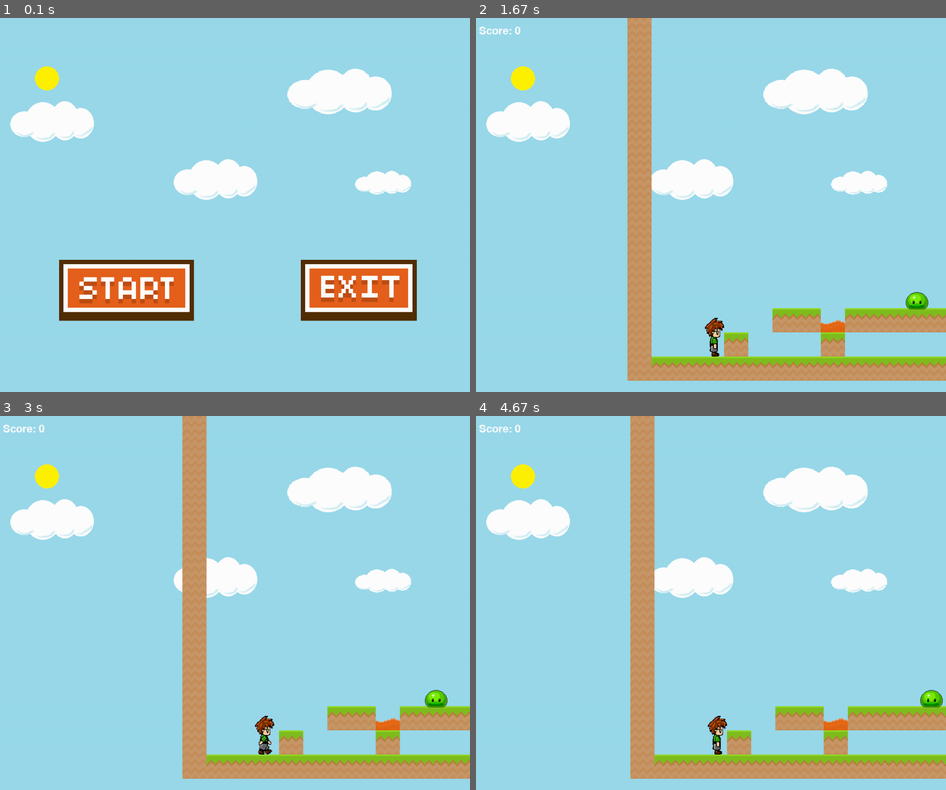
Above: before the commit, frames 1-4 (two rows, left to right).
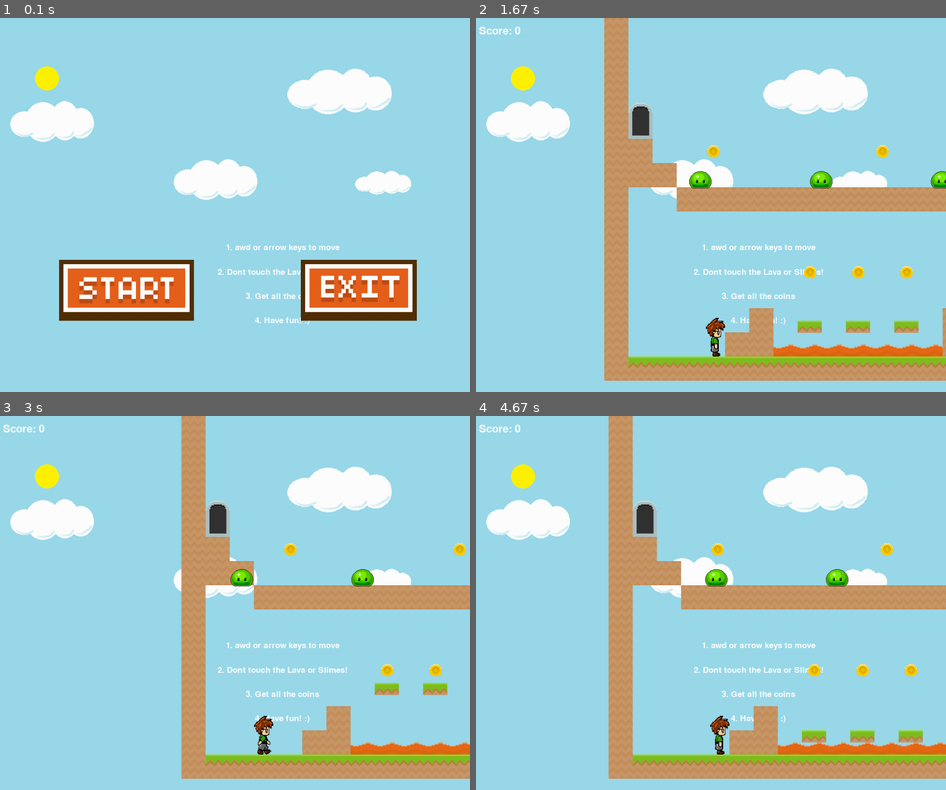
Above: after the commit, the same moments.

Repository: BHalpert/PyGamePlaformGame
Game: pygame game, started from main.py
Same seed, same stepped clock (60 frames per second), same inputs: the game is played once before the commit and once after it.
Inputs (mouse positions are in pixels of both pictures, inside the frame that each line leads up to):
- Up to frame 1 (0.1 s): no input
- Up to frame 2 (1.67 s): click (602, 291) at 0.38 s; hold Right 0.67-1.13 s; move the mouse to (706, 291) at 0.7 s; hold Right 1.17-1.63 s
- Up to frame 3 (3 s): hold Left 1.67-2.2 s; hold Right from 2.67 s (still down)
- Up to frame 4 (4.67 s): release Right at 3.3 s; hold Left 3.33-3.8 s; hold Right 3.83-4.3 s

The runs differ from the first frame. In frame 1, 0.5% of the frame differs, in the area x 46-73%, y 60-83%; in frame 2, 19%; in frame 3, 11%; in frame 4, 19%, in the area x 28-100%, y 0-97%.

Commit message:
tutorial complete (minor start menu error

Diff:
--- a/main.py
+++ b/main.py
@@ -23,6 +23,8 @@
 #define font
 font = pygame.font.SysFont('Bauhaus 93', (screen_width//14))
 font_score = pygame.font.SysFont('Bauhaus 93', (screen_width//30))
+
+
 
 
 
@@ -40,18 +42,7 @@
 white = (255, 255, 255)
 blue = (0, 0, 255)
 
-#tutorial text
-move = font.render('use awd or arrow keys for movement', True, white, blue)
-jump = font.render('use w, space, or up to jump', True, white, blue)
-lava = font.render('Dont touch the Lava!', True, white, blue)
-slime = font.render('Watchout for Slimes!', True, white, blue)
-coin = font.render('Make sure you collect all the coins...but if you die you lose em', True, white, blue)
-
-RM = move.get_rect()
-RJ = jump.get_rect()
-RL = lava.get_rect()
-RS = slime.get_rect()
-RC = coin.get_rect()
+
 
 #  load images
 sun_img = pygame.image.load('Images/img/sun.png')
@@ -415,14 +406,41 @@
 
 
 
+#tutorial text
+vfont = pygame.font.SysFont('Bauhaus 93', (screen_width//40))
+move = vfont.render('1. awd or arrow keys to move', True, white)
+danger = vfont.render('2. Dont touch the Lava or Slimes!', True, white)
+coin = vfont.render('3. Get all the coins', True, white)
+fun = vfont.render('4. Have fun! :)', True, white)
+
+RM = move.get_rect()
+RD = danger.get_rect()
+RC = coin.get_rect()
+RF = fun.get_rect()
+
+RM.center = (1225 // 2, 950 // 2)
+RD.center = (1225 // 2, 1050 // 2)
+RC.center = (1225 // 2, 1150 // 2)
+RF.center = (1225 // 2, 1250 // 2)
+
+
+
+
 # main game loop
 run = True
 while run:
 
     clock.tick(fps)
-
-    screen.blit(bg_img, (0,0))  # sky background
-    screen.blit(sun_img, (100,100))
+    screen.blit(bg_img, (0, 0))  # sky background
+
+    screen.blit(sun_img, (100, 100))
+
+
+    if (level == 0):
+        screen.blit(move, RM)
+        screen.blit(danger, RD)
+        screen.blit(coin, RC)
+        screen.blit(fun, RF)
 
     scroll[0] += (player.rect.x - scroll[0] - 500) / 15
     scroll[1] += (player.rect.y - scroll[1] - 620) / 15
Binary file changed: Levels/level0_data
